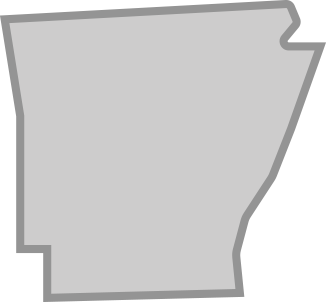
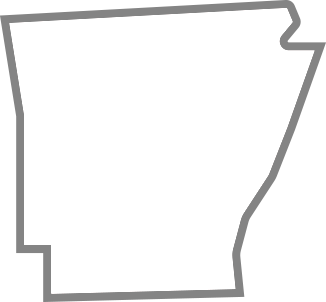
Layers edited between the first and the second 326×302 image:
pixels changed over <box>0,0,326,302</box> (layer not identified)
